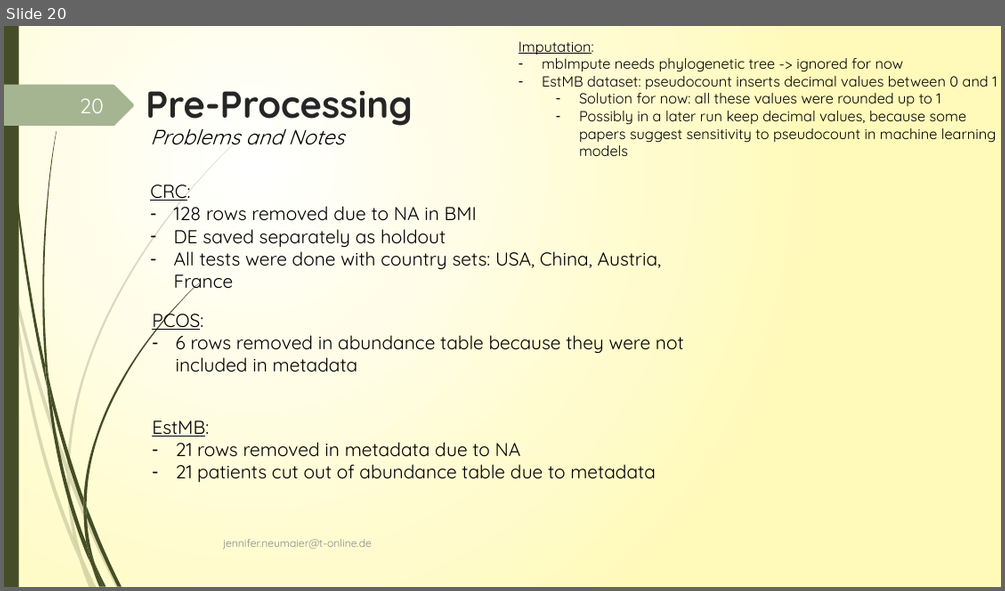
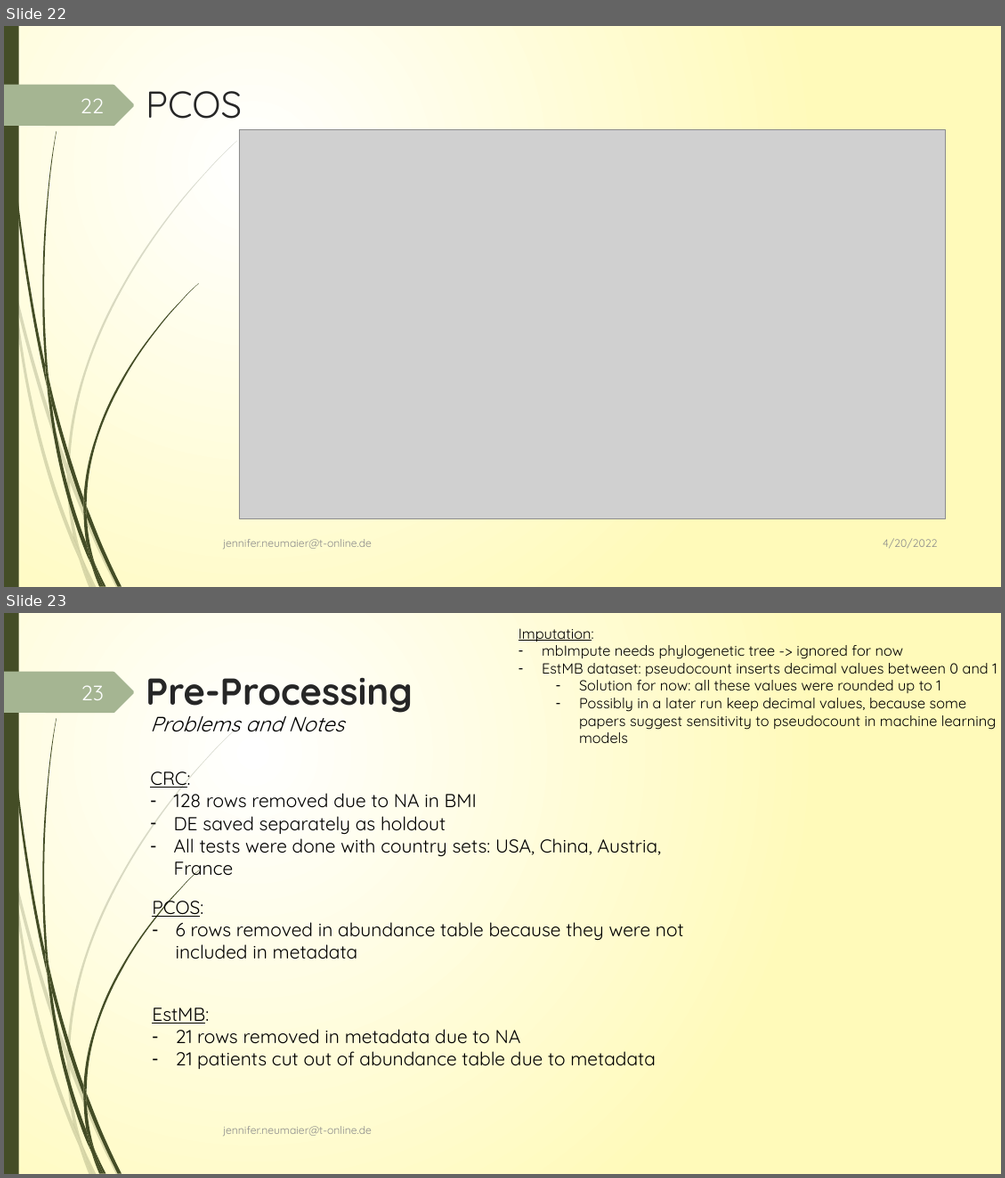
Before and after one commit to JenniferNeumaier/ml_coda, a slide deck: doc/Project_structure_notes.pptx. Shown one above the other, each under a label of ours: slide 20 before the commit, slides 22 and 23 after it. The pictures are 1005x591 and 1005x1178 pixels, drawn with LibreOffice and Linux fonts; fonts in the diff are those of the drawing; grey boxes stand for pictures. Boxes give left, top, right and bottom in pixels: in the first picture for what was removed or moved away, otherwise in the second. Text is boxed around its words. In the diff, an @@ line names an element or a change of style, - is before the commit and + after.

```diff
--- a/doc/Project_structure_notes.pptx
+++ b/doc/Project_structure_notes.pptx
@@ slide 22 added at bbox=[4, 26, 1001, 587], background gradient #FFFFFF to #FFFABB; not listed: 24 template elements that a slide beside it also shows @@
@@ page number added at bbox=[81, 98, 104, 113], 20 pt, text #FEFFFF @@
+22
@@ title added at bbox=[146, 91, 242, 119], 36 pt, text #262626 @@
+PCOS
@@ picture added at bbox=[239, 130, 945, 519] @@
@@ text added at bbox=[223, 539, 372, 548], 10.5 pt, text #8C8C8C @@
+jennifer.neumaier@t-online.de
@@ text added at bbox=[882, 538, 938, 548], 10.5 pt, text #8C8C8C @@
+4/20/2022
@@ what was slide 20 is now slide 23 @@
@@ page number at bbox=[81, 685, 104, 700]: text changed @@
-20
+23
```
Also in this commit, not shown: 16 slides changed, 2 other slides added, 30 other files.
